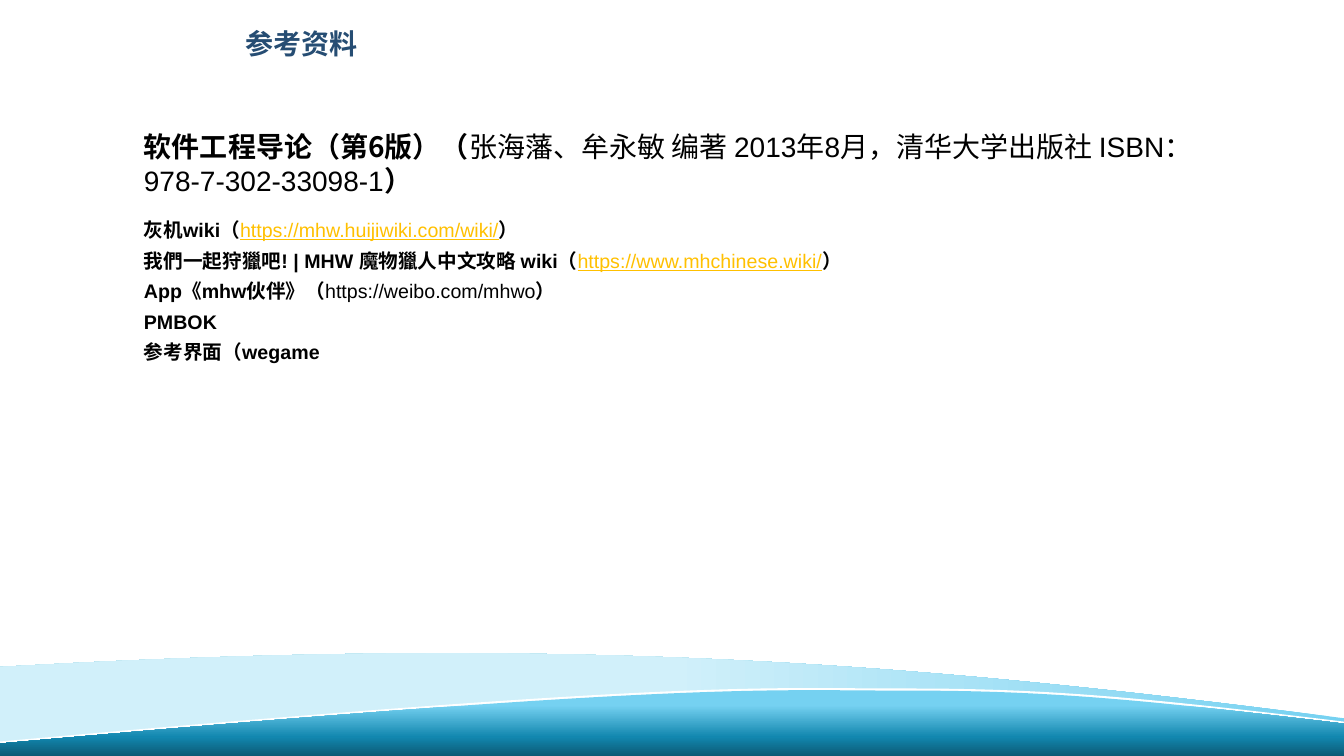
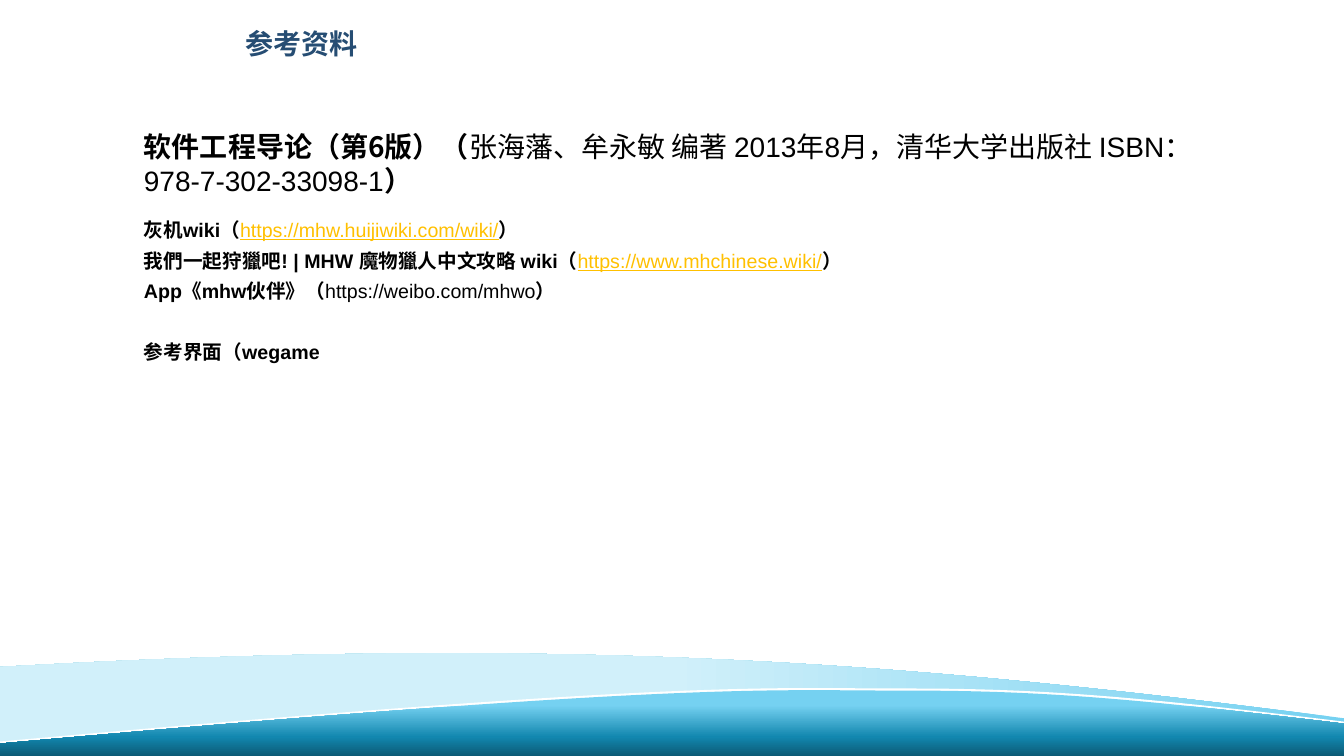
Before and after one commit to davejunction/MHWhelper, a slide deck: slide 13 of SE2019春-G24-总体设计报告.pptx (slide 16 before the commit). Drawn at 1344x756 pixels with LibreOffice and Linux fonts; fonts in the diff are those of the drawing; background and template pictures are left out. Boxes give left, top, right and bottom in pixels: in the first picture for what was removed or moved away, otherwise in the second. Text is boxed around its words. In the diff, an @@ line names an element or a change of style, - is before the commit and + after.

```diff
--- a/SE2019春-G24-总体设计报告.pptx
+++ b/SE2019春-G24-总体设计报告.pptx
@@ text at (144,315,217,330): paragraph removed @@
-PMBOK
```
Also in this commit, not shown: 4 other slides changed, 2 slides added, 10 slides removed, 1 other file.
